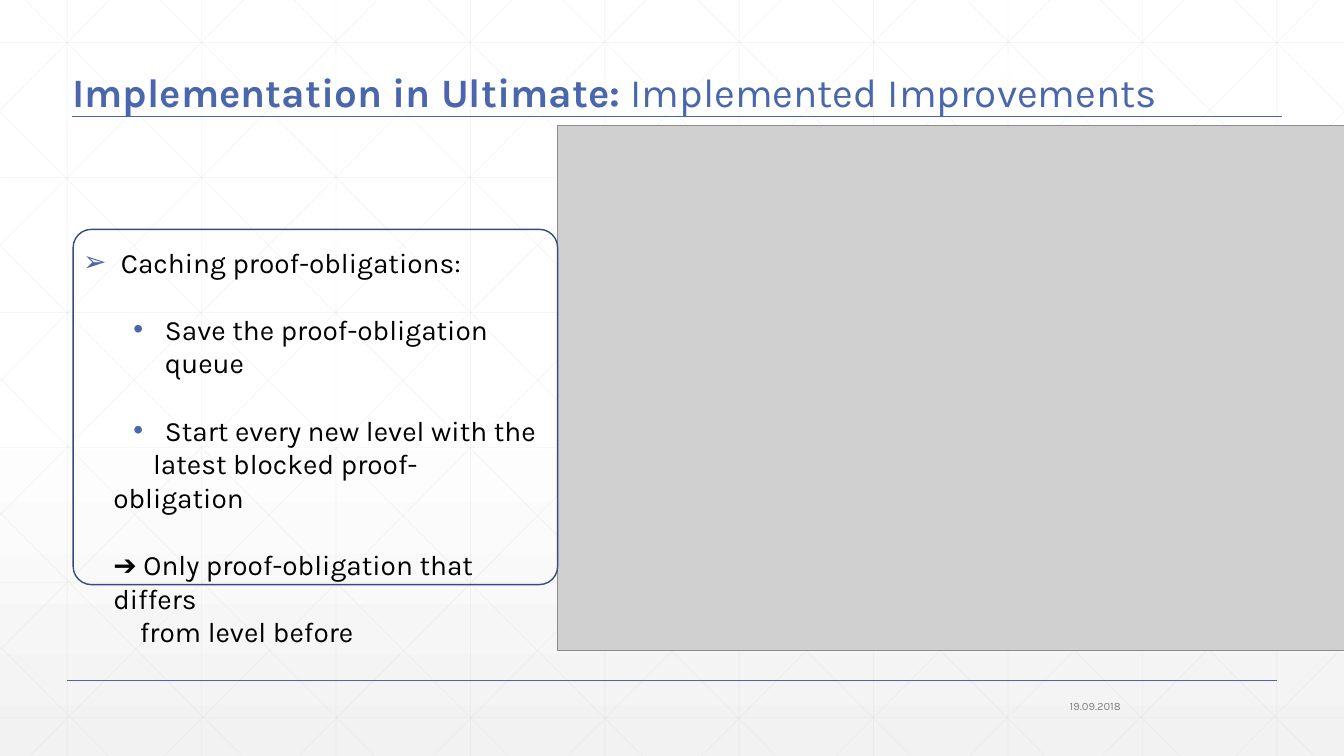
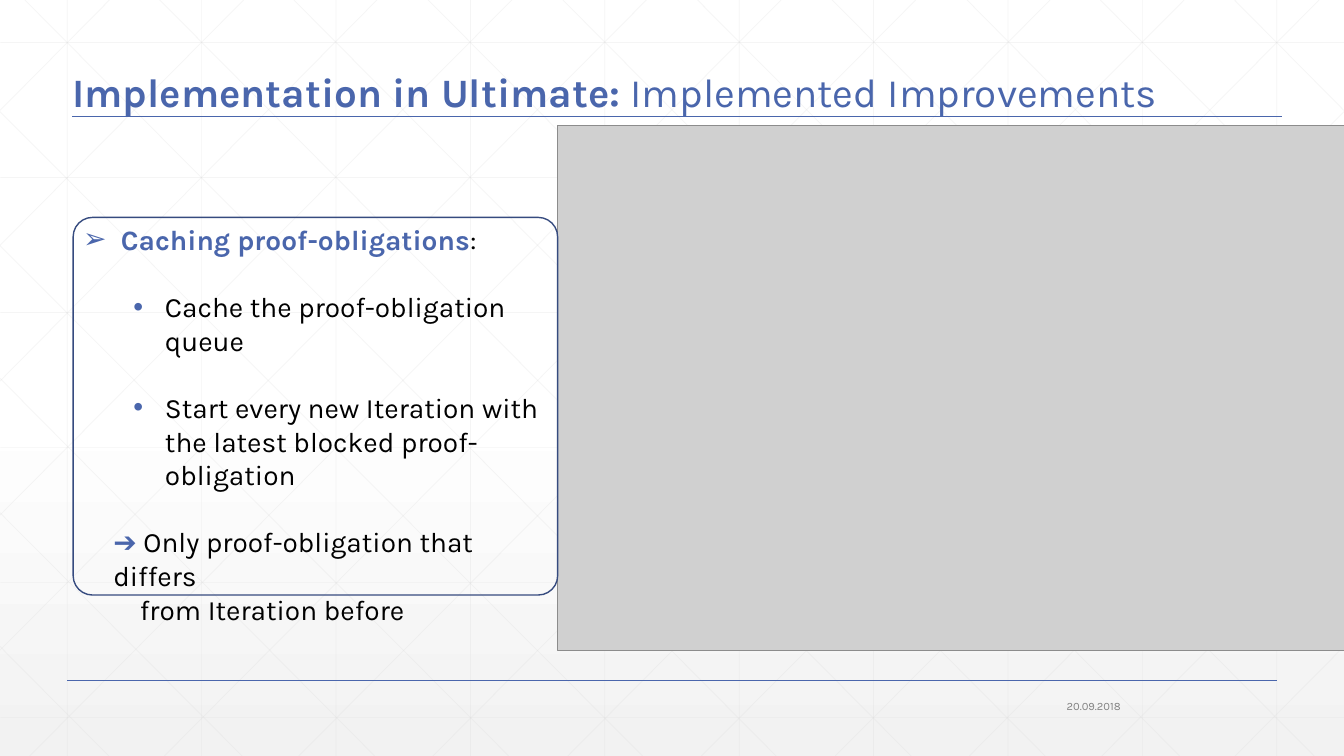
Before and after one commit to JonasWerner/BachelorThesis, a slide deck: slide 72 of Presentation/pdr_presentation_v2.pptx (slide 64 before the commit). Drawn at 1344x756 pixels with LibreOffice and Linux fonts; fonts in the diff are those of the drawing; grey boxes stand for pictures. Boxes give left, top, right and bottom in pixels: in the first picture for what was removed or moved away, otherwise in the second. Text is boxed around its words. In the diff, an @@ line names an element or a change of style, - is before the commit and + after.

```diff
--- a/Presentation/pdr_presentation_v2.pptx
+++ b/Presentation/pdr_presentation_v2.pptx
@@ text "Caching proof-obligations:": place and size @@
-text "Caching proof-obligations:" at (113,253,536,643)
+text "Caching proof-obligations:" at (113,230,538,621)
@@ rounded rectangle: place and size @@
-rounded rectangle at (74,230,559,585)
+rounded rectangle at (74,218,559,596)
@@ text at (113,230,476,587): text colour #000000 to #4A66AC in "Caching proof-obligations:", "➔"; bold on in "Caching proof-obligations:" @@
@@ text at (165,297,538,492): text changed @@
-  • Save the proof-obligation queue
-  • Start every new level with the
-  latest blocked proof-obligation
+  • Cache the proof-obligation queue
+  • Start every new Iteration with the latest blocked proof-obligation
@@ text at (140,594,404,621): text changed @@
-  from level before
+  from Iteration before
@@ text at (1067,703,1121,710): text changed @@
-19.09.2018
+20.09.2018
```
Also in this commit, not shown: 71 other slides changed, 9 slides added, 1 slide removed, 1 other file.
